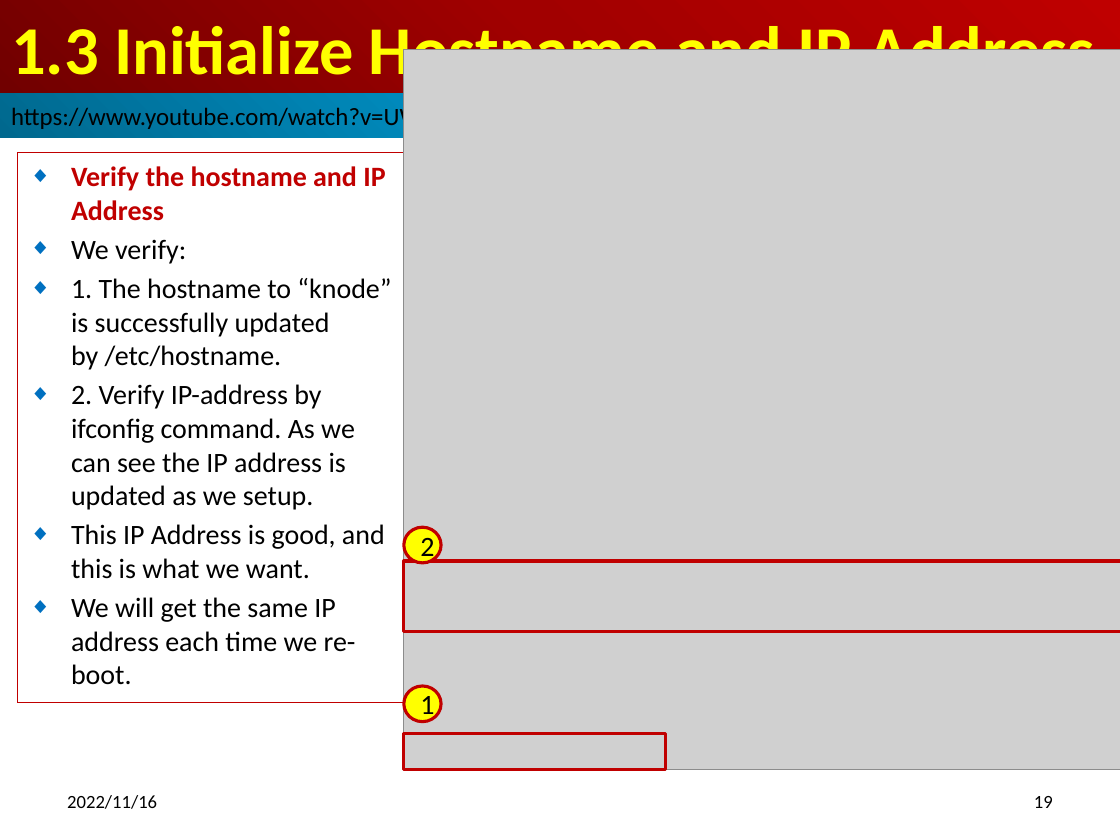
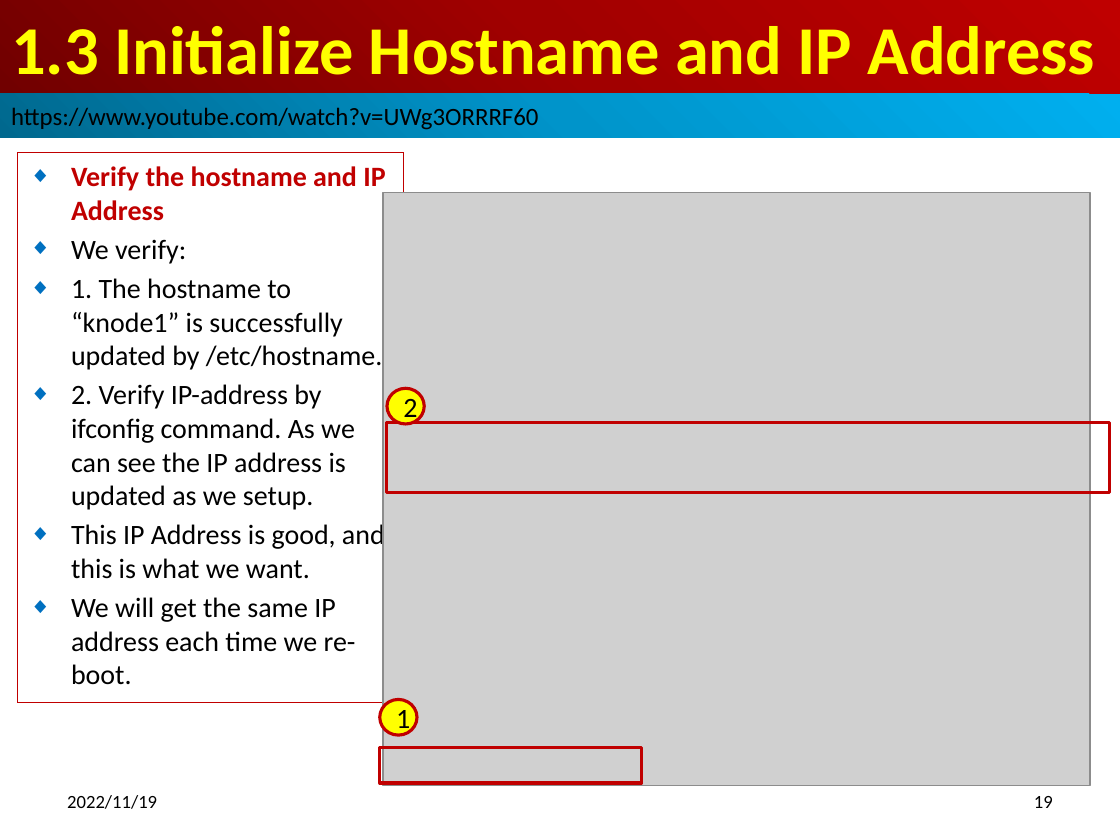
Before and after one commit to peterhchen/900_Kubernetes, a slide deck: slide 19 of 001_01_Install_MS_P02_Slave.pptx. Drawn at 1120x840 pixels with LibreOffice and Linux fonts; fonts in the diff are those of the drawing; grey boxes stand for pictures. Boxes give left, top, right and bottom in pixels: in the first picture for what was removed or moved away, otherwise in the second. Text is boxed around its words. In the diff, an @@ line names an element or a change of style, - is before the commit and + after.

```diff
--- a/001_01_Install_MS_P02_Slave.pptx
+++ b/001_01_Install_MS_P02_Slave.pptx
@@ picture: place and size @@
-picture at [404, 49, 1120, 769]
+picture at [383, 193, 1090, 786]
@@ subtitle at [71, 278, 383, 372]: text changed @@
-◆ 1. The hostname to “knode” is successfully updated by /etc/hostname.
+◆ 1. The hostname to “knode1” is successfully updated by /etc/hostname.
@@ ellipse "2": place and size @@
-ellipse "2" at [404, 528, 441, 563]
+ellipse "2" at [388, 389, 424, 424]
@@ rectangle: place and size @@
-rectangle at [404, 561, 1120, 632]
+rectangle at [388, 422, 1110, 493]
@@ ellipse "1": place and size @@
-ellipse "1" at [404, 685, 441, 721]
+ellipse "1" at [380, 700, 417, 736]
@@ rectangle: place and size @@
-rectangle at [404, 734, 666, 769]
+rectangle at [380, 747, 642, 783]
@@ text at [67, 795, 157, 809]: text changed @@
-2022/11/16
+2022/11/19
```
Also in this commit, not shown: 29 other slides changed, 1 slide added.
